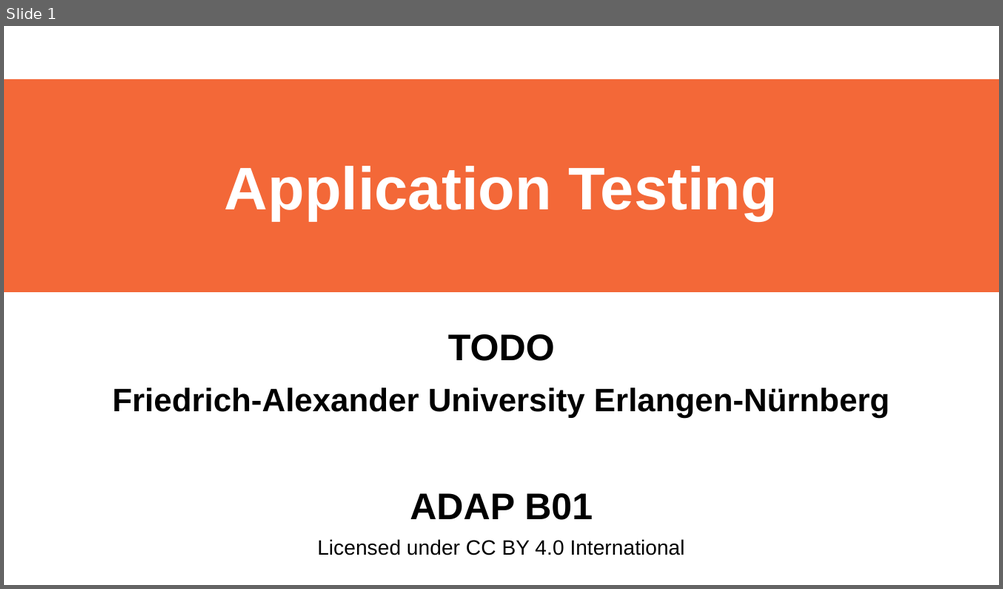
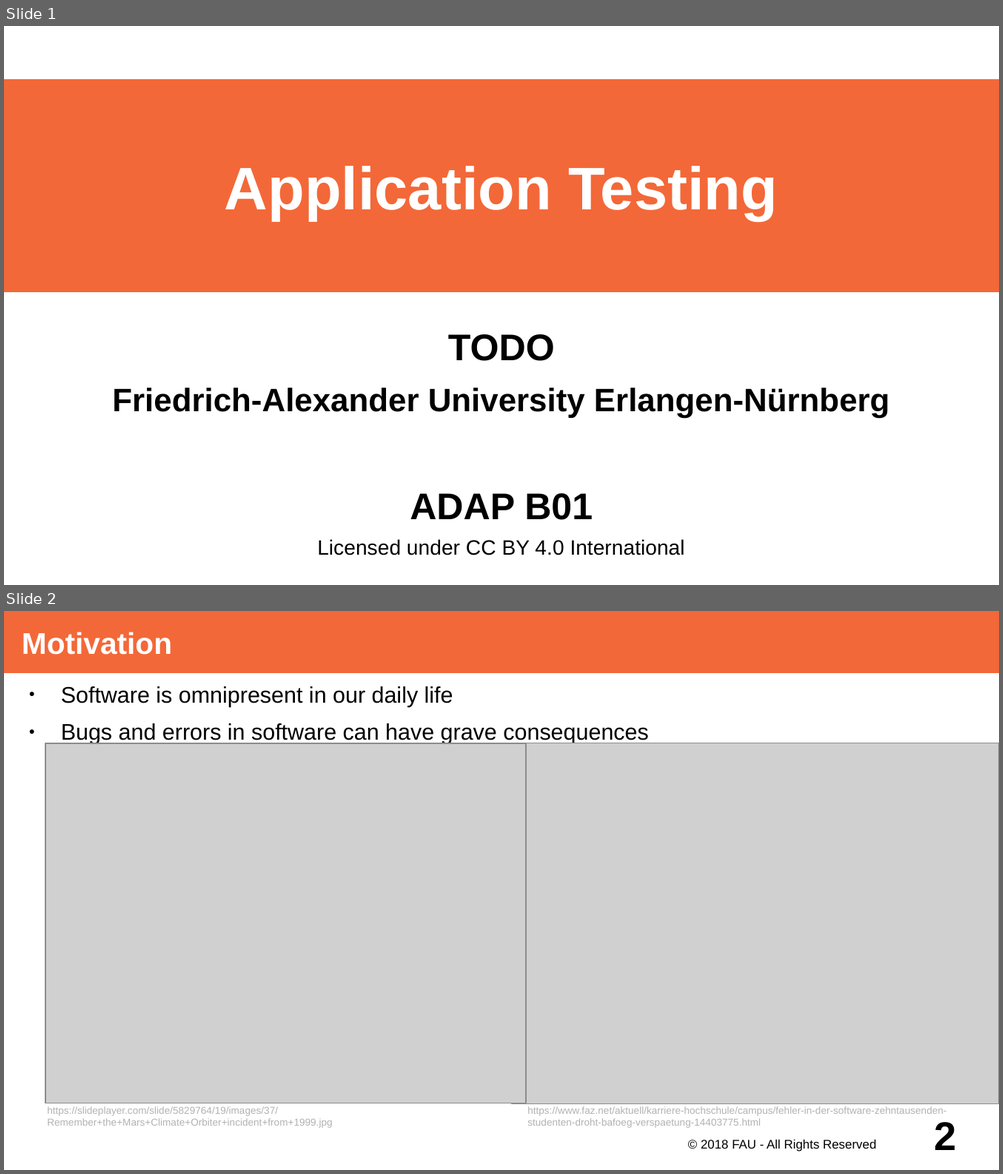
Before and after one commit to dirkriehle/adap-course, a slide deck: Lecture Slides/ADAP B01- Testing Overview.odp. Shown one above the other, each under a label of ours: slide 1 before the commit, slides 1 and 2 after it. The pictures are 1003x589 and 1003x1174 pixels, drawn with LibreOffice and Linux fonts; fonts in the diff are those of the drawing; grey boxes stand for pictures. Boxes give left, top, right and bottom in pixels: in the first picture for what was removed or moved away, otherwise in the second. Text is boxed around its words. In the diff, an @@ line names an element or a change of style, - is before the commit and + after.

Commit message:
Added motivation, test process, test levels, test types, static & dynamic testing, test automation pyramid, 7 principles of testing, testing vocabulary

```diff
--- a/Lecture Slides/ADAP B01- Testing Overview.odp
+++ b/Lecture Slides/ADAP B01- Testing Overview.odp
@@ slide 2 added at bbox=[4, 611, 999, 1170], background #FFFFFF @@
@@ title added at bbox=[4, 611, 999, 673], fill #F36838, 24 pt, text #FFFFFF, bold @@
+Motivation
@@ text added at bbox=[61, 686, 649, 744], 18 pt, text #000000 @@
+● Software is omnipresent in our daily life
+● Bugs and errors in software can have grave consequences
@@ picture added at bbox=[45, 743, 526, 1104] @@
@@ picture added at bbox=[511, 743, 999, 1105] @@
@@ text added at bbox=[47, 1107, 332, 1128], 8 pt, text #B2B2B2 @@
+https://slideplayer.com/slide/5829764/19/images/37/Remember+the+Mars+Climate+Orbiter+incident+from+1999.jpg
@@ text added at bbox=[527, 1107, 946, 1128], 8 pt, text #B2B2B2 @@
+https://www.faz.net/aktuell/karriere-hochschule/campus/fehler-in-der-software-zehntausenden-studenten-droht-bafoeg-verspaetung-14403775.html
@@ text added at bbox=[700, 1139, 876, 1152], 10 pt, text #000000 @@
+© 2018 FAU - All Rights Reserved
@@ page number added at bbox=[934, 1122, 956, 1150], 32 pt, text #000000, bold @@
+2
```
Also in this commit, not shown: 2 slides changed, 7 other slides added.
